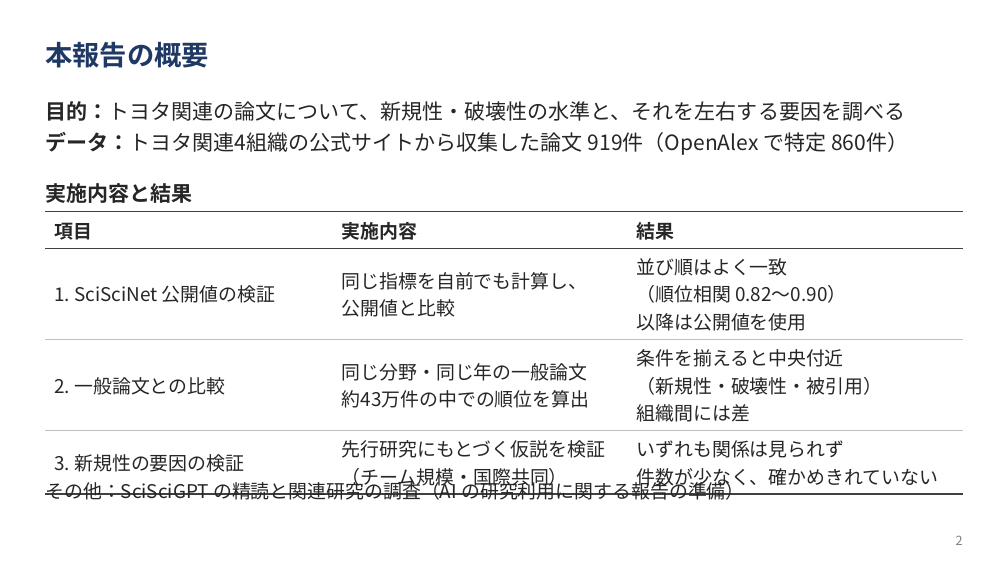
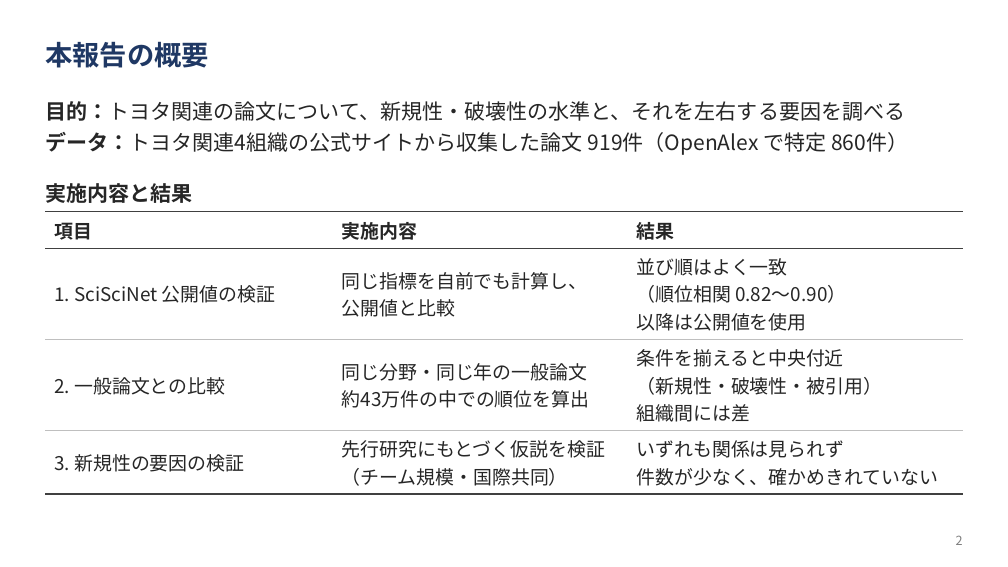
Before and after one commit to ryosuke0828/sci-sci-toyota, a slide deck: slide 2 of docs/slides/toyota_novelty_progress.pptx. Drawn at 1008x567 pixels with LibreOffice and Linux fonts; fonts in the diff are those of the drawing. Boxes give left, top, right and bottom in pixels: in the first picture for what was removed or moved away, otherwise in the second. Text is boxed around its words. In the diff, an @@ line names an element or a change of style, - is before the commit and + after.

```diff
--- a/docs/slides/toyota_novelty_progress.pptx
+++ b/docs/slides/toyota_novelty_progress.pptx
@@ text removed at bbox=[45, 479, 744, 500] @@
-その他：SciSciGPT の精読と関連研究の調査（AI の研究利用に関する報告の準備）
```
Also in this commit, not shown: 13 other slides changed, 2 slides added.
